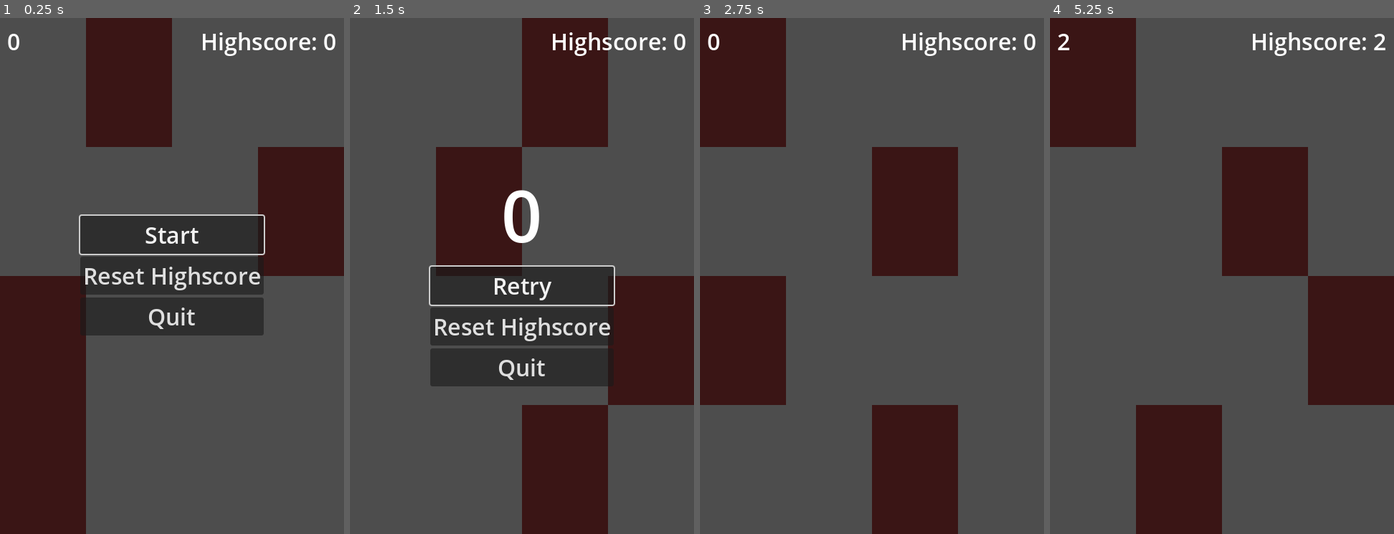
Above: before the commit, frames 1-4 (left to right).
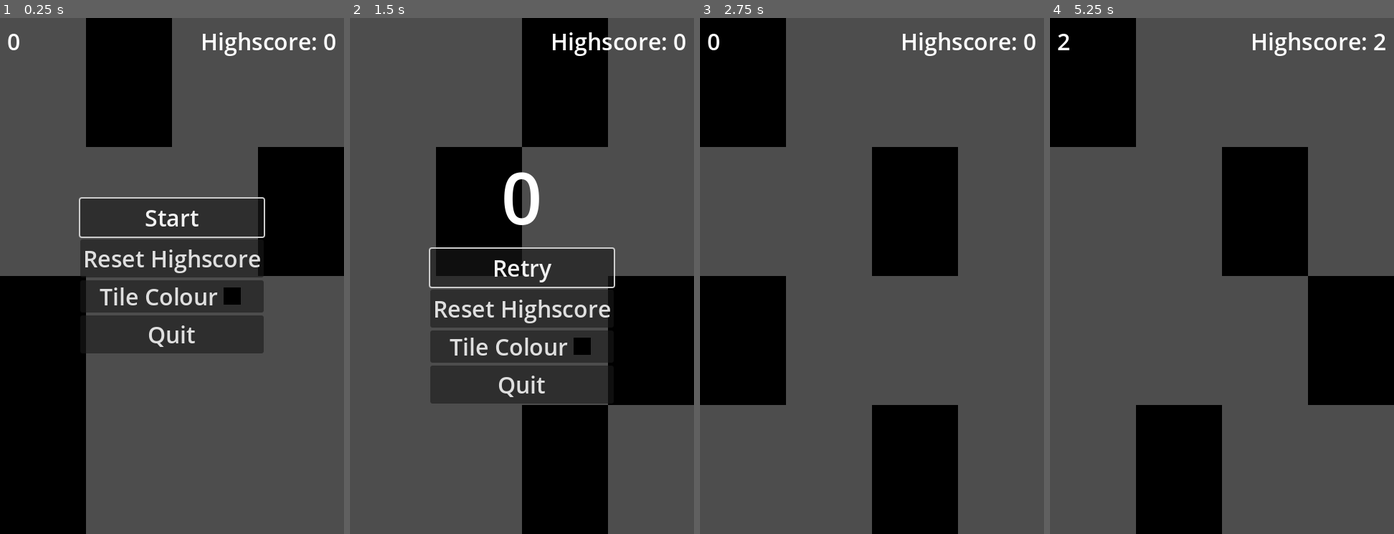
Above: after the commit, the same moments.

Repository: mariusz-tang/godot-piano-tiles
Game: Godot game, scene res://scenes/main.tscn
Two runs of this game, one before a commit and one after it. Both use one fixed random seed, a clock stepped at 60 frames per second and the inputs below.
Inputs:
- Up to frame 1 (0.25 s): no input
- Up to frame 2 (1.5 s): click "Start" at 0.5 s; tap Enter at 1.25 s; tap D (tile_1) at 1.35 s
- Up to frame 3 (2.75 s): click "Retry" at 2 s
- Up to frame 4 (5.25 s): tap Space at 2.75, 5 s; tap F (tile_2) at 2.85 s; click "Retry" at 3.5 s; tap Enter at 4.25 s; tap J (tile_3) at 4.35 s; tap K (tile_4) at 5.1 s

The runs differ from the first frame. In frame 1, 32% of the frame differs, in the area x 0-100%, y 0-100%; in frame 2, 31%; in frame 3, 25%; in frame 4, 25%.

Commit message:
Add the option to change tile colour

Diff:
--- a/scenes/hud.gd
+++ b/scenes/hud.gd
@@ -4,6 +4,7 @@
 signal start_pressed
 signal reset_highscore_pressed
 signal quit_pressed
+signal tile_colour_changed(colour: Color)
 
 @export var _menu: Container
 @export var _start_button: Button
@@ -56,3 +57,7 @@
 
 func _on_quit_button_pressed() -> void:
 	quit_pressed.emit()
+
+
+func _on_tile_color_changed(colour: Color) -> void:
+	tile_colour_changed.emit(colour)
--- a/scenes/hud.tscn
+++ b/scenes/hud.tscn
@@ -53,6 +53,26 @@
 theme_override_font_sizes/font_size = 32
 text = "Reset Highscore"
 
+[node name="TileColourPanel" type="PanelContainer" parent="Menu"]
+layout_mode = 2
+
+[node name="TileColourPicker" type="HBoxContainer" parent="Menu/TileColourPanel"]
+layout_mode = 2
+size_flags_horizontal = 4
+size_flags_vertical = 4
+
+[node name="TileColourLabel" type="Label" parent="Menu/TileColourPanel/TileColourPicker"]
+layout_mode = 2
+theme_override_colors/font_color = Color(0.87451, 0.87451, 0.87451, 1)
+theme_override_font_sizes/font_size = 32
+text = "Tile Colour"
+
+[node name="TileColourButton" type="ColorPickerButton" parent="Menu/TileColourPanel/TileColourPicker"]
+custom_minimum_size = Vector2(32, 32)
+layout_mode = 2
+size_flags_vertical = 4
+flat = true
+
 [node name="QuitButton" type="Button" parent="Menu"]
 layout_mode = 2
 size_flags_vertical = 4
@@ -61,4 +81,5 @@
 
 [connection signal="pressed" from="Menu/StartButton" to="." method="_on_start_button_pressed"]
 [connection signal="pressed" from="Menu/ResetHighscoreButton" to="." method="_on_reset_highscore_button_pressed"]
+[connection signal="color_changed" from="Menu/TileColourPanel/TileColourPicker/TileColourButton" to="." method="_on_tile_color_changed"]
 [connection signal="pressed" from="Menu/QuitButton" to="." method="_on_quit_button_pressed"]
--- a/scenes/main.gd
+++ b/scenes/main.gd
@@ -30,6 +30,9 @@
 	game_over.connect(func() -> void: _hud.show_fail_menu(_score))
 	_hud.start_pressed.connect(_start_game)
 	_hud.reset_highscore_pressed.connect(_reset_highscore)
+	_hud.tile_colour_changed.connect(
+		func(c: Color) -> void: _game.tile_colour = c
+	)
 	_hud.quit_pressed.connect(get_tree().quit)
 
 	_game.good_press.connect(_add_point)
--- a/scenes/tiles/tile.gd
+++ b/scenes/tiles/tile.gd
@@ -12,6 +12,10 @@
 	_sprite.position = new_size / 2
 
 
+func set_colour(colour: Color) -> void:
+	_sprite.modulate = colour
+
+
 func shrink_and_free(tween: Tween) -> void:
 	tween.parallel().tween_property(_sprite, "scale", Vector2.ZERO, 0.1)
 	tween.tween_callback(queue_free)
--- a/scenes/tiles/tile.tscn
+++ b/scenes/tiles/tile.tscn
@@ -3,8 +3,8 @@
 [ext_resource type="Script" path="res://scenes/tiles/tile.gd" id="1_ariqf"]
 
 [sub_resource type="Gradient" id="Gradient_gx45w"]
-offsets = PackedFloat32Array(0.675325, 1)
-colors = PackedColorArray(0.23, 0.0851, 0.0851, 1, 1, 1, 1, 1)
+offsets = PackedFloat32Array(1)
+colors = PackedColorArray(1, 1, 1, 1)
 
 [sub_resource type="GradientTexture1D" id="GradientTexture1D_ltrco"]
 gradient = SubResource("Gradient_gx45w")
--- a/scenes/tiles/tile_player.gd
+++ b/scenes/tiles/tile_player.gd
@@ -12,6 +12,14 @@
 const _TILE_ACTIONS: Array[String] = ["tile_1", "tile_2", "tile_3", "tile_4"]
 
 @export var _tile_scene: PackedScene
+
+var tile_colour: Color:
+	get:
+		return tile_colour
+	set(value):
+		tile_colour = value
+		for tile in _tiles:
+			tile.set_colour(value)
 
 var _tiles: Array[Tile] = []
 var _tile_positions: Array[int] = []
@@ -60,6 +68,7 @@
 	var tile: Tile = _tile_scene.instantiate()
 	add_child(tile)
 	tile.set_size(_TILE_WIDTH, _TILE_HEIGHT)
+	tile.set_colour(tile_colour)
 
 	var tile_x_pos := randi() % 4
 	var x := tile_x_pos * _TILE_WIDTH
